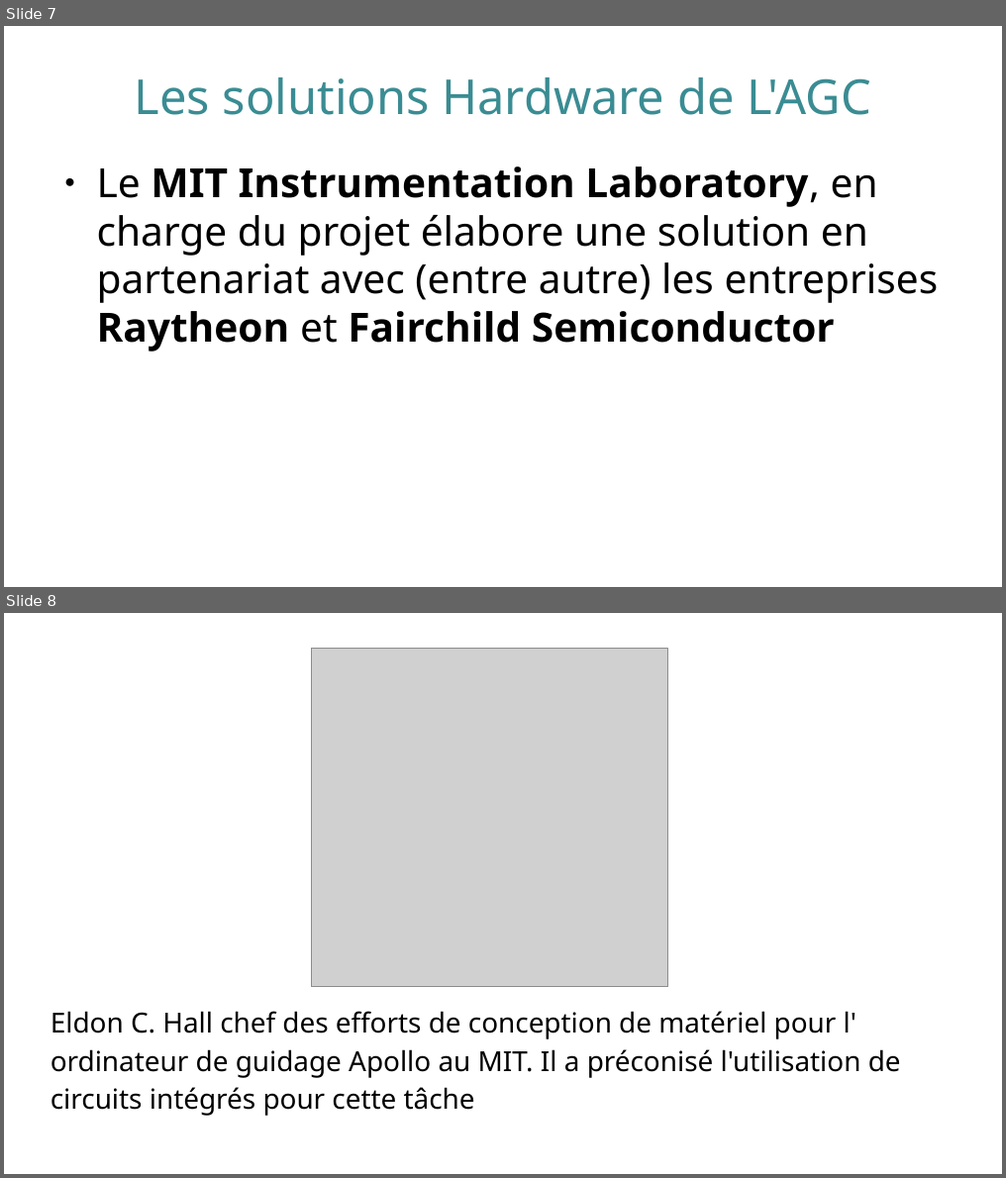
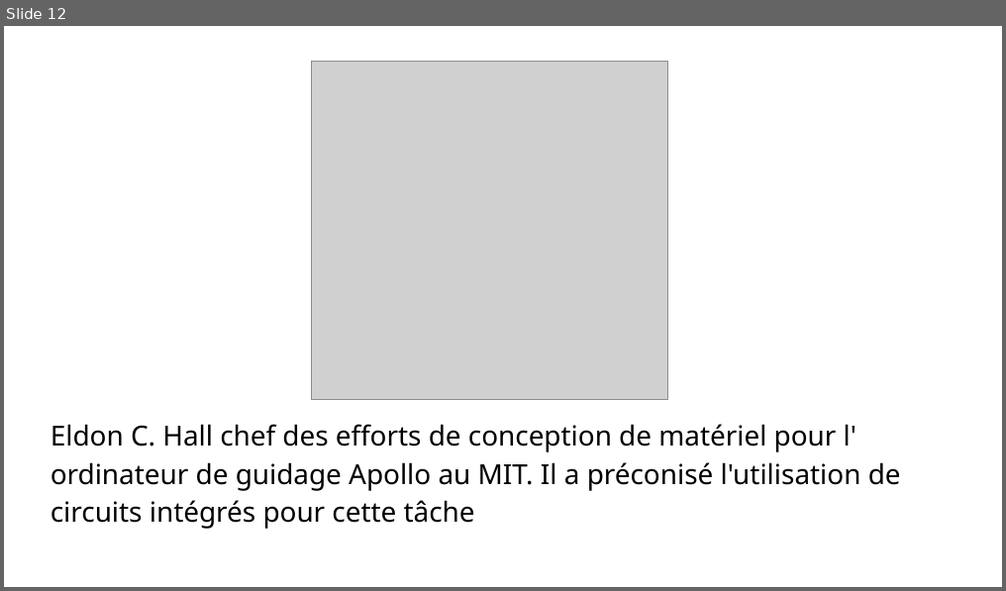
Before and after one commit to RegameyManuel/Presentation-AGC, a slide deck: AGC-Presentation.odp. Shown one above the other, each under a label of ours: slides 7 and 8 before the commit, slide 12 after it. The pictures are 1006x1178 and 1006x591 pixels, drawn with LibreOffice and Linux fonts; fonts in the diff are those of the drawing; grey boxes stand for pictures. Boxes give left, top, right and bottom in pixels: in the first picture for what was removed or moved away, otherwise in the second. Text is boxed around its words. In the diff, an @@ line names an element or a change of style, - is before the commit and + after.

```diff
--- a/AGC-Presentation.odp
+++ b/AGC-Presentation.odp
@@ slide 7 removed at <box>4,26,1002,587</box>, background #FFFFFF @@
@@ title removed at <box>135,77,871,115</box> @@
-Les solutions Hardware de L'AGC
@@ text removed at <box>97,167,939,352</box> @@
-● Le MIT Instrumentation Laboratory, en charge du projet élabore une solution en partenariat avec (entre autre) les entreprises Raytheon et Fairchild Semiconductor
@@ what was slide 8 is now slide 12 @@
```
Also in this commit, not shown: 1 slide changed, 7 slides added, 1 other slide removed, 1 other file.
